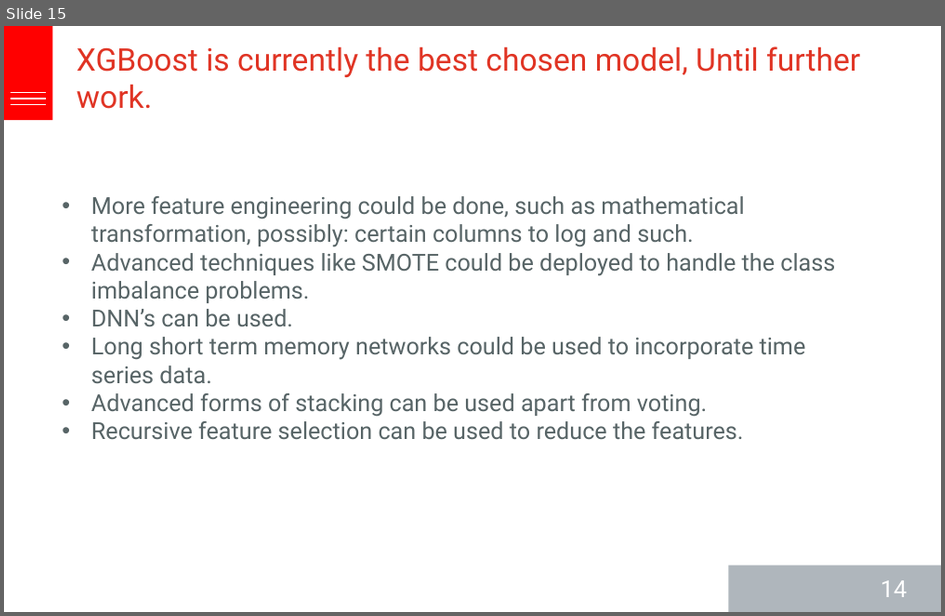
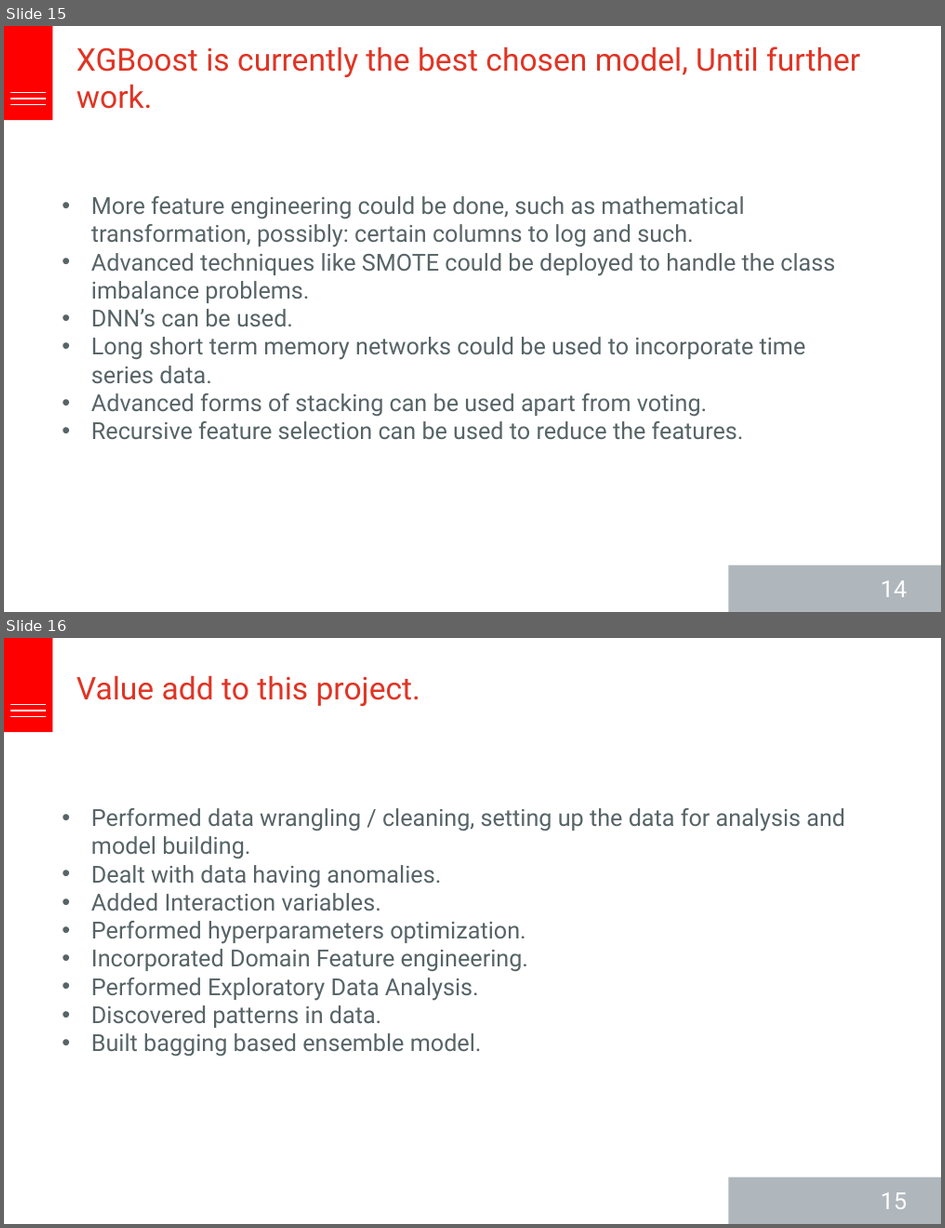
Before and after one commit to rakshithvasudev/Home-Credit-Default-Risk, a slide deck: final presentation/Home Credit Default Risk modified.pptx. Shown one above the other, each under a label of ours: slide 15 before the commit, slides 15 and 16 after it. The pictures are 945x616 and 945x1228 pixels, drawn with LibreOffice and Linux fonts; fonts in the diff are those of the drawing. Boxes give left, top, right and bottom in pixels: in the first picture for what was removed or moved away, otherwise in the second. Text is boxed around its words. In the diff, an @@ line names an element or a change of style, - is before the commit and + after.

```diff
--- a/final presentation/Home Credit Default Risk modified.pptx
+++ b/final presentation/Home Credit Default Risk modified.pptx
@@ slide 16 added at box(4, 638, 941, 1224), background #FFFFFF @@
@@ text added at box(77, 675, 421, 706), 24 pt, text #E03424 @@
+Value add to this project.
@@ group added at box(4, 638, 52, 733): 3 lines, 1 rectangle @@
@@ text added at box(91, 808, 846, 1056), 18 pt, text #576466 @@
+• Performed data wrangling / cleaning, setting up the data for analysis and model building.
+• Dealt with data having anomalies.
+• Added Interaction variables.
+• Performed hyperparameters optimization.
+• Incorporated Domain Feature engineering.
+• Performed Exploratory Data Analysis.
+• Discovered patterns in data.
+• Built bagging based ensemble model.
@@ rectangle added at box(728, 1177, 941, 1224), fill #AFB6BC @@
@@ text added at box(881, 1192, 907, 1209), 18 pt, text #FFFFFF @@
+15
```
Also in this commit, not shown: 2 slides changed, 11 other files.
